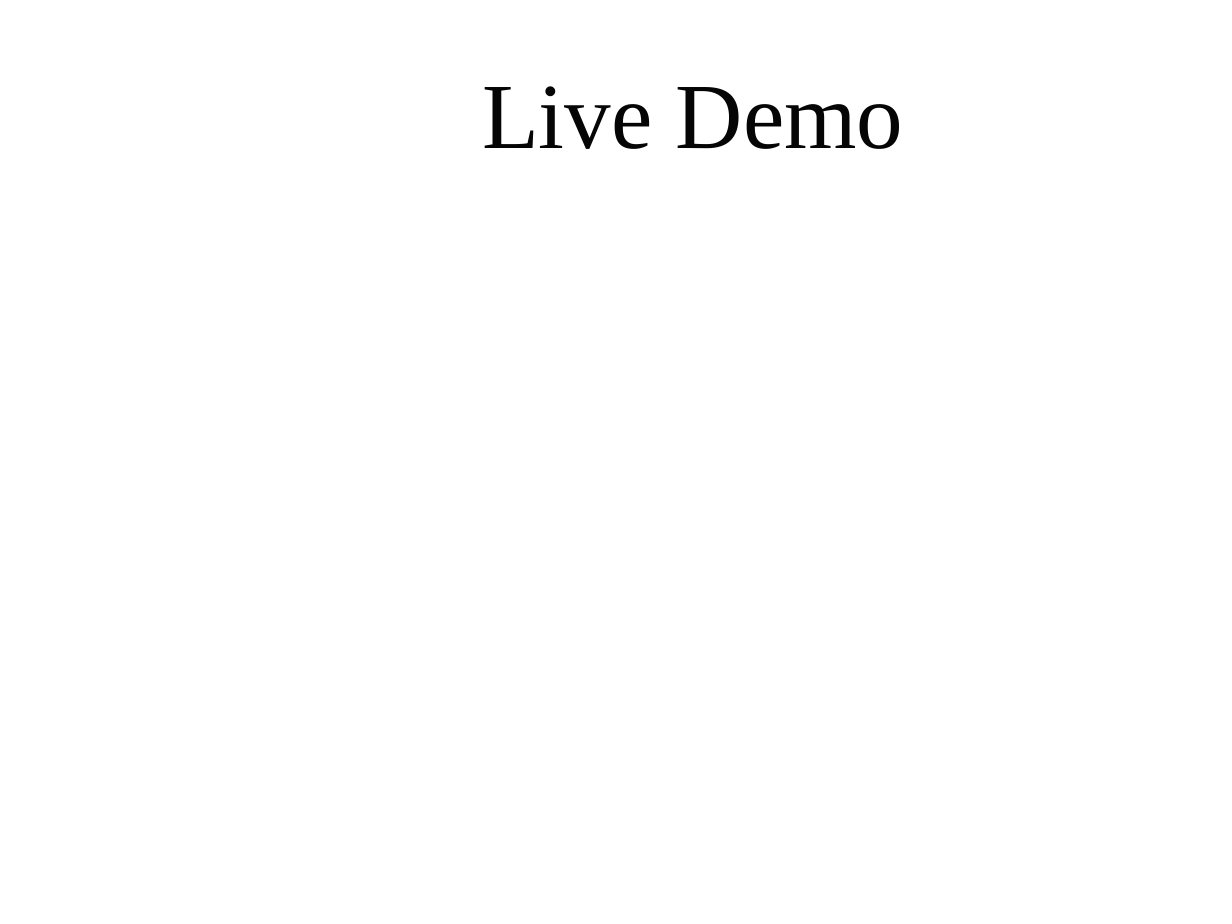
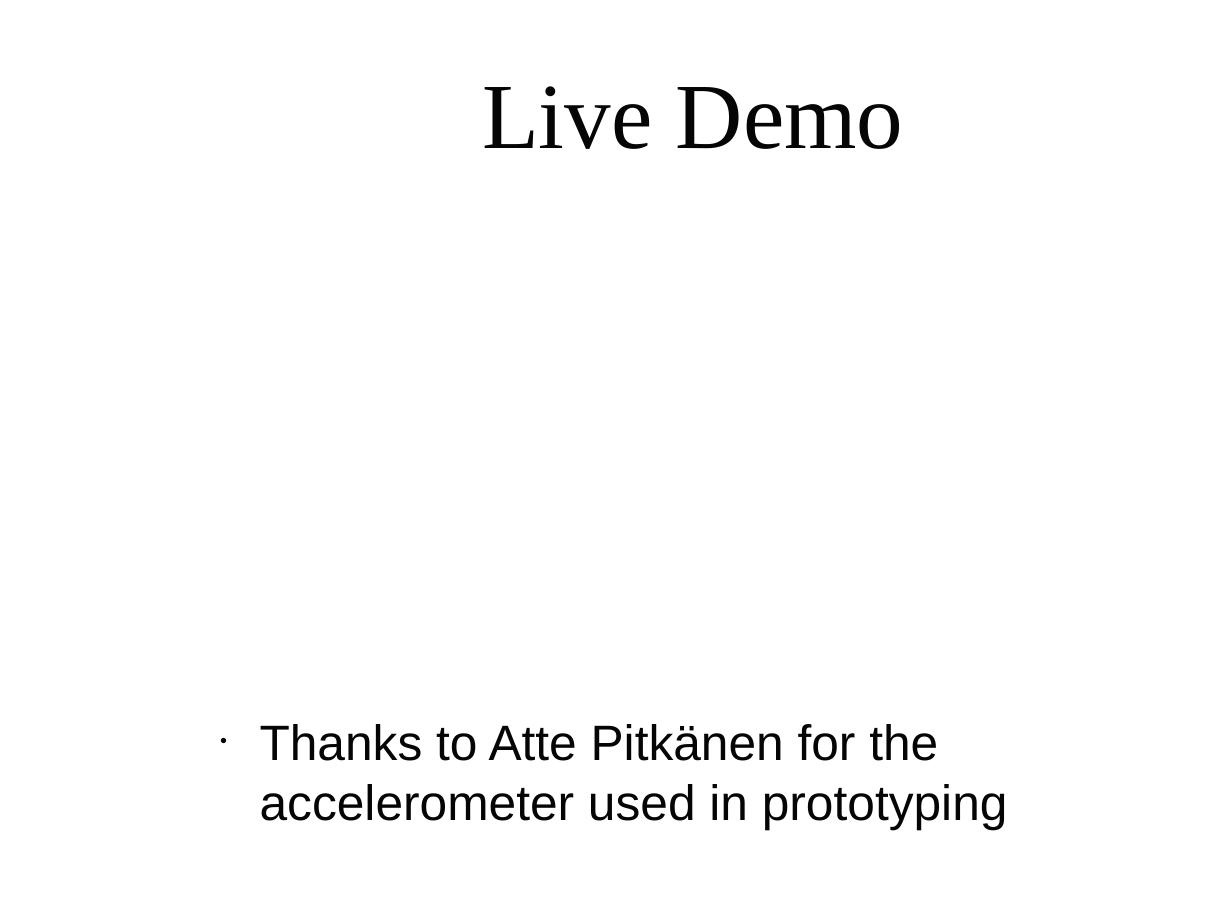
Before and after one commit to ilmoeuro/futurehack2016, a slide deck: slide 16 of doc/presentation.odp. Drawn at 1232x924 pixels with LibreOffice and Linux fonts; fonts in the diff are those of the drawing; background and template pictures are left out. Boxes give left, top, right and bottom in pixels: in the first picture for what was removed or moved away, otherwise in the second. Text is boxed around its words. In the diff, an @@ line names an element or a change of style, - is before the commit and + after.

Commit message:
** Improved presentation

```diff
--- a/doc/presentation.odp
+++ b/doc/presentation.odp
@@ text added at (x1=260, y1=724, x2=1008, y2=829), 32 pt, text #050505 @@
+● Thanks to Atte Pitkänen for the accelerometer used in prototyping
```
